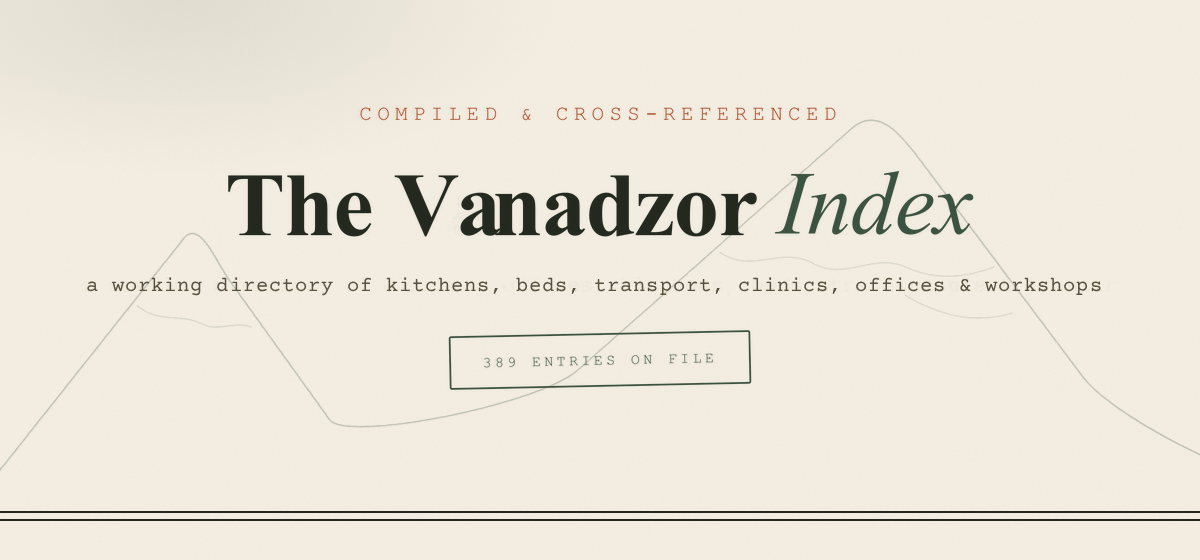
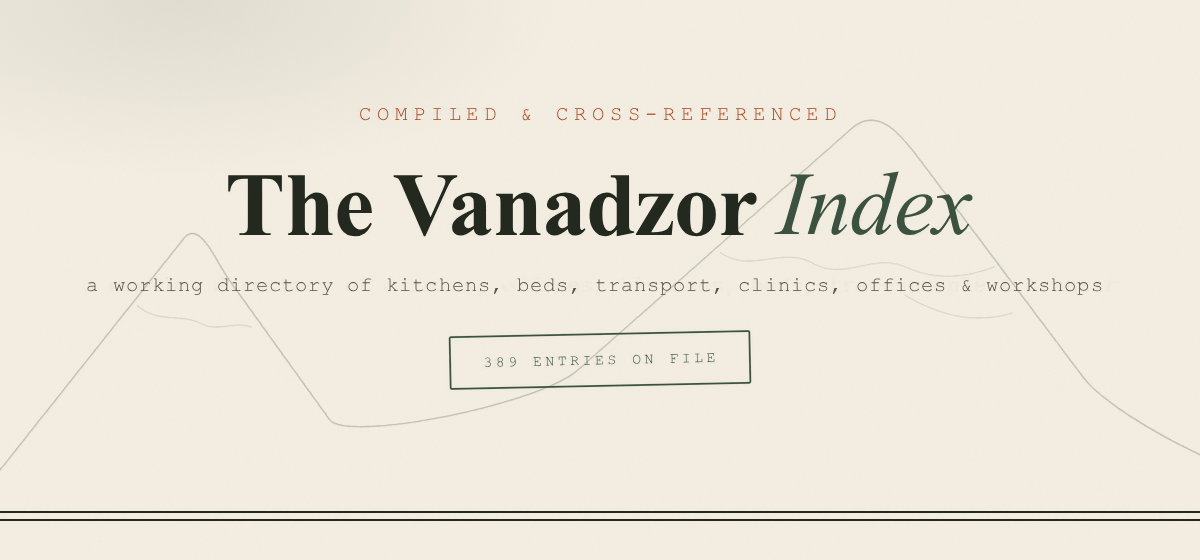
Comparing the layer stacks of the two 1200 × 560 images. Changes:
painted on "stamp text" (1st of 2, in "LIGHT — as published") over [483, 352, 715, 368]
painted on "subtitle" (1st of 2, in "LIGHT — as published") over [87, 277, 1102, 296]
painted on "title — Index (italic)" (1st of 2, in "LIGHT — as published") over [774, 169, 974, 237]
painted on "title — The Vanadzor" (1st of 2, in "LIGHT — as published") over [228, 173, 759, 239]
painted on "eyebrow — compiled & cross-referenced" (1st of 2, in "LIGHT — as published") over [360, 105, 836, 121]
hid group "DARK — theme variant" (18 layers) over [87, 105, 1102, 368]
painted on "stamp text" (2nd of 2, in "DARK — theme variant") over [483, 352, 715, 368]
painted on "subtitle" (2nd of 2, in "DARK — theme variant") over [87, 277, 1101, 296]
painted on "title — Index (italic)" (2nd of 2, in "DARK — theme variant") over [774, 169, 974, 237]
painted on "title — The Vanadzor" (2nd of 2, in "DARK — theme variant") over [228, 173, 759, 239]
painted on "eyebrow — compiled & cross-referenced" (2nd of 2, in "DARK — theme variant") over [360, 105, 836, 121]